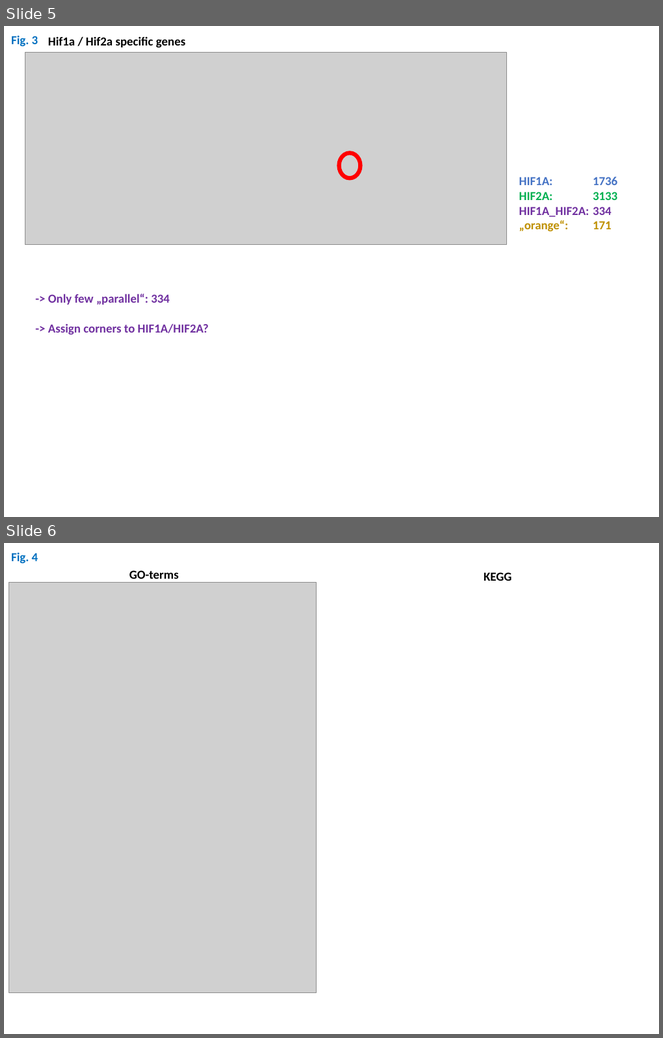
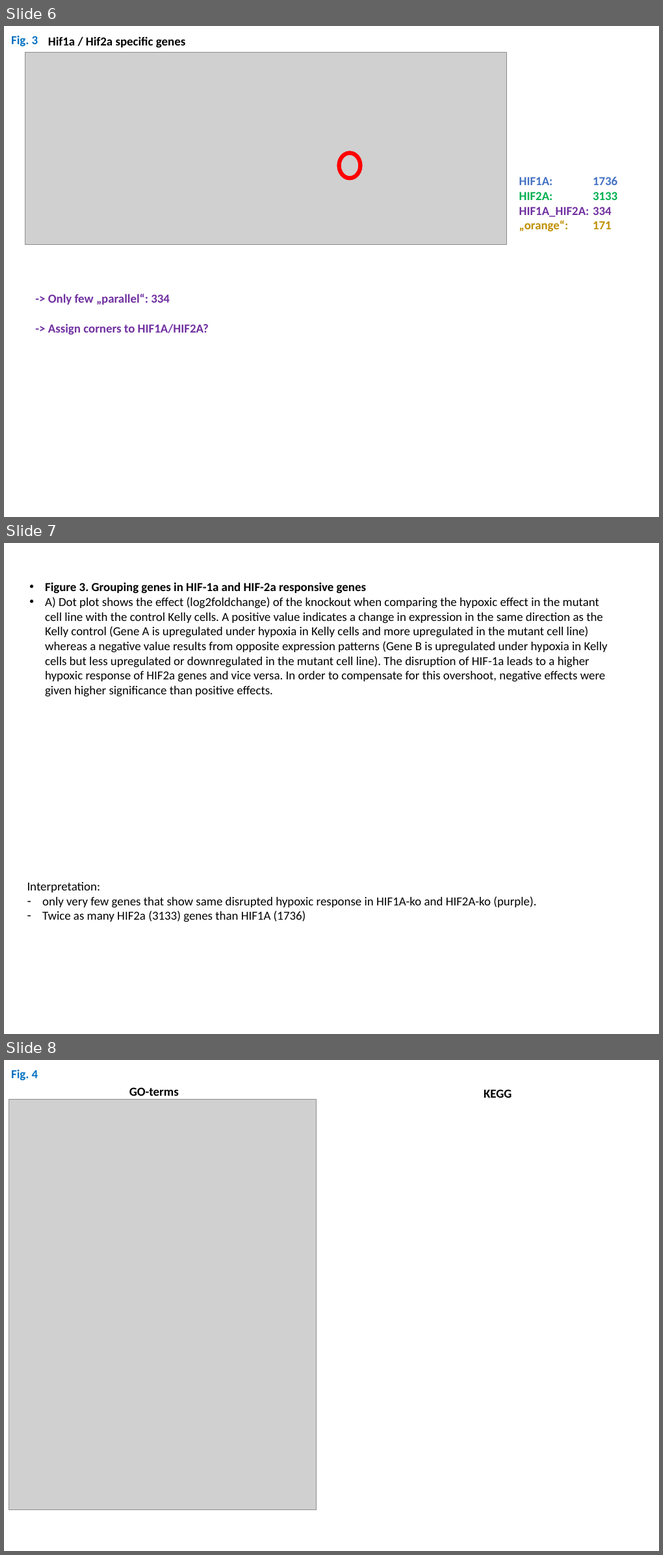
Before and after one commit to DNAborn/RNAseq_Kelly_Hx, a slide deck: 4_manuscript/Figures2.pptx. Shown one above the other, each under a label of ours: slides 5 and 6 before the commit, slides 6, 7 and 8 after it. The pictures are 663x1038 and 663x1555 pixels, drawn with LibreOffice and Linux fonts; fonts in the diff are those of the drawing; grey boxes stand for pictures. Boxes give left, top, right and bottom in pixels: in the first picture for what was removed or moved away, otherwise in the second. Text is boxed around its words. In the diff, an @@ line names an element or a change of style, - is before the commit and + after.

```diff
--- a/4_manuscript/Figures2.pptx
+++ b/4_manuscript/Figures2.pptx
@@ slide 7 added at [4,543,659,1034], background #FFFFFF @@
@@ text added at [45,582,608,697], 18 pt, text #000000 @@
+• Figure 3. Grouping genes in HIF-1a and HIF-2a responsive genes
+• A) Dot plot shows the effect (log2foldchange) of the knockout when comparing the hypoxic effect in the mutant cell line with the control Kelly cells. A positive value indicates a change in expression in the same direction as the Kelly control (Gene A is upregulated under hypoxia in Kelly cells and more upregulated in the mutant cell line) whereas a negative value results from opposite expression patterns (Gene B is upregulated under hypoxia in Kelly cells but less upregulated or downregulated in the mutant cell line). The disruption of HIF-1a leads to a higher hypoxic response of HIF2a genes and vice versa. In order to compensate for this overshoot, negative effects were given higher significance than positive effects.
@@ text added at [27,882,536,923], 18 pt, text #000000 @@
+Interpretation:
+– only very few genes that show same disrupted hypoxic response in HIF1A-ko and HIF2A-ko (purple).
+– Twice as many HIF2a (3133) genes than HIF1A (1736)
@@ what was slide 5 is now slide 6 @@
@@ what was slide 6 is now slide 8 @@
```
Also in this commit, not shown: 2 slides changed, 6 other slides added, 1 slide removed.
